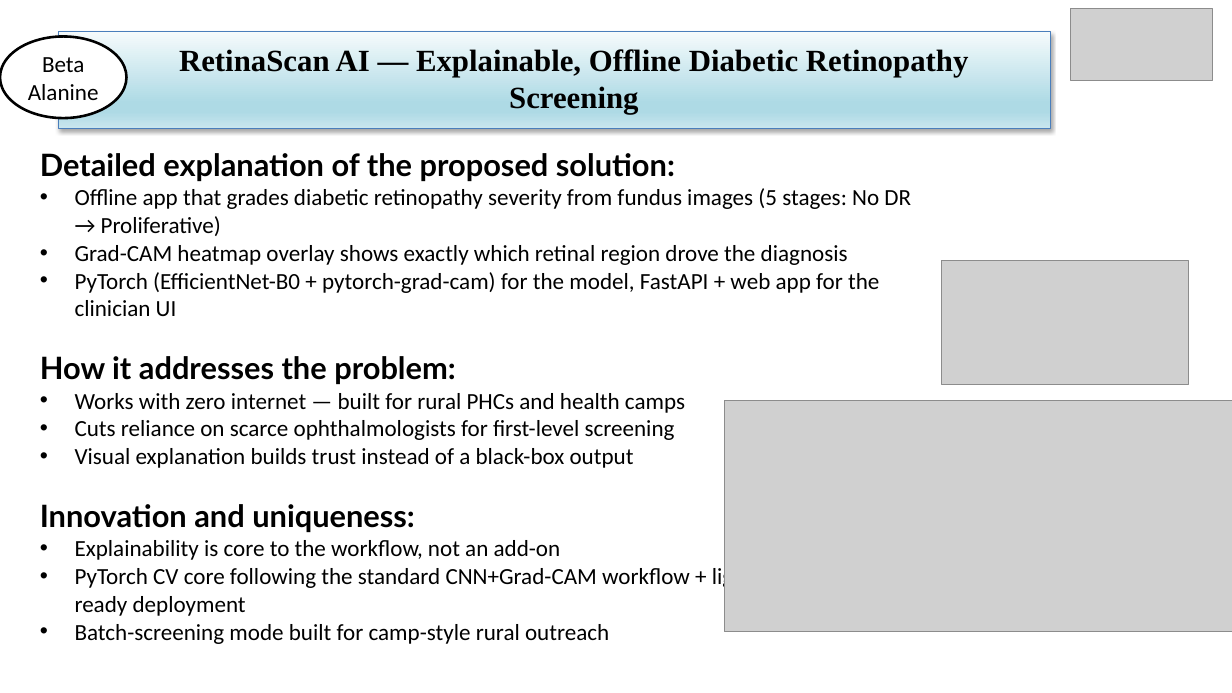
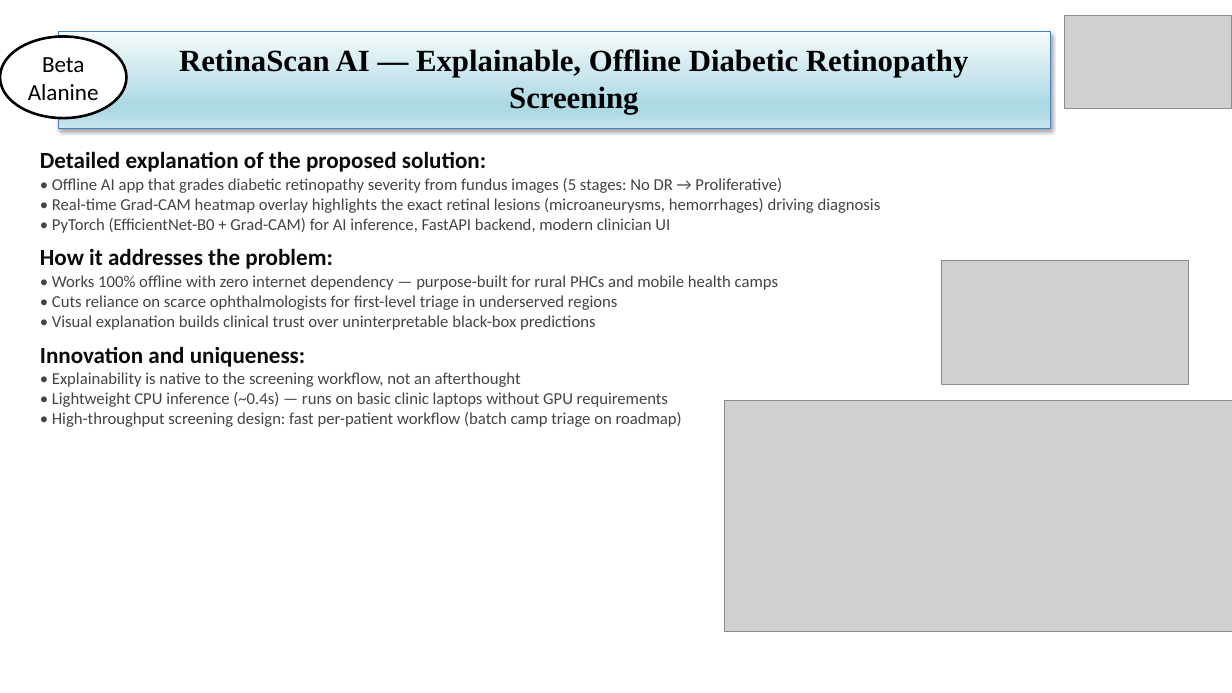
Before and after one commit to stoic-bruh/retinascan-ai, a slide deck: slide 2 of ppt/retinascan-ai-v1.pptx. Drawn at 1232x693 pixels with LibreOffice and Linux fonts; fonts in the diff are those of the drawing; grey boxes stand for pictures. Boxes give left, top, right and bottom in pixels: in the first picture for what was removed or moved away, otherwise in the second. Text is boxed around its words. In the diff, an @@ line names an element or a change of style, - is before the commit and + after.

Commit message:
Final submission deliverables: updated README, live Render deployment, final presentation deck, demo video, and cleaned codebase

```diff
--- a/ppt/retinascan-ai-v1.pptx
+++ b/ppt/retinascan-ai-v1.pptx
@@ picture: place and size @@
-picture at <box>1071,8,1213,80</box>
+picture at <box>1065,16,1232,109</box>
@@ text at <box>40,151,486,367</box>: size 24 to 18 pt, font Lato to Calibri, text colour #000000 to #0B0B0B in "Detailed explanation of the proposed solution:", "How it addresses the problem:", "Innovation and uniqueness:" @@
@@ text at <box>52,178,881,233</box>: text changed; size 18 to 13 pt; text colour #000000 to #444441 @@
-• Offline app that grades diabetic retinopathy severity from fundus images (5 stages: No DR → Proliferative)
-• Grad-CAM heatmap overlay shows exactly which retinal region drove the diagnosis
-• PyTorch (EfficientNet-B0 + pytorch-grad-cam) for the model, FastAPI + web app for the clinician UI
+• Offline AI app that grades diabetic retinopathy severity from fundus images (5 stages: No DR → Proliferative)
+• Real-time Grad-CAM heatmap overlay highlights the exact retinal lesions (microaneurysms, hemorrhages) driving diagnosis
+• PyTorch (EfficientNet-B0 + Grad-CAM) for AI inference, FastAPI backend, modern clinician UI
@@ text at <box>52,275,778,330</box>: text changed; size 18 to 13 pt; text colour #000000 to #444441 @@
-• Works with zero internet — built for rural PHCs and health camps
-• Cuts reliance on scarce ophthalmologists for first-level screening
-• Visual explanation builds trust instead of a black-box output
+• Works 100% offline with zero internet dependency — purpose-built for rural PHCs and mobile health camps
+• Cuts reliance on scarce ophthalmologists for first-level triage in underserved regions
+• Visual explanation builds clinical trust over uninterpretable black-box predictions
@@ text at <box>52,372,682,427</box>: text changed; size 18 to 13 pt; text colour #000000 to #444441 @@
-• Explainability is core to the workflow, not an add-on
-• PyTorch CV core following the standard CNN+Grad-CAM workflow + lightweight offline-ready deployment
-• Batch-screening mode built for camp-style rural outreach
+• Explainability is native to the screening workflow, not an afterthought
+• Lightweight CPU inference (~0.4s) — runs on basic clinic laptops without GPU requirements
+• High-throughput screening design: fast per-patient workflow (batch camp triage on roadmap)
```
Also in this commit, not shown: 5 other slides changed, 11 other files.
